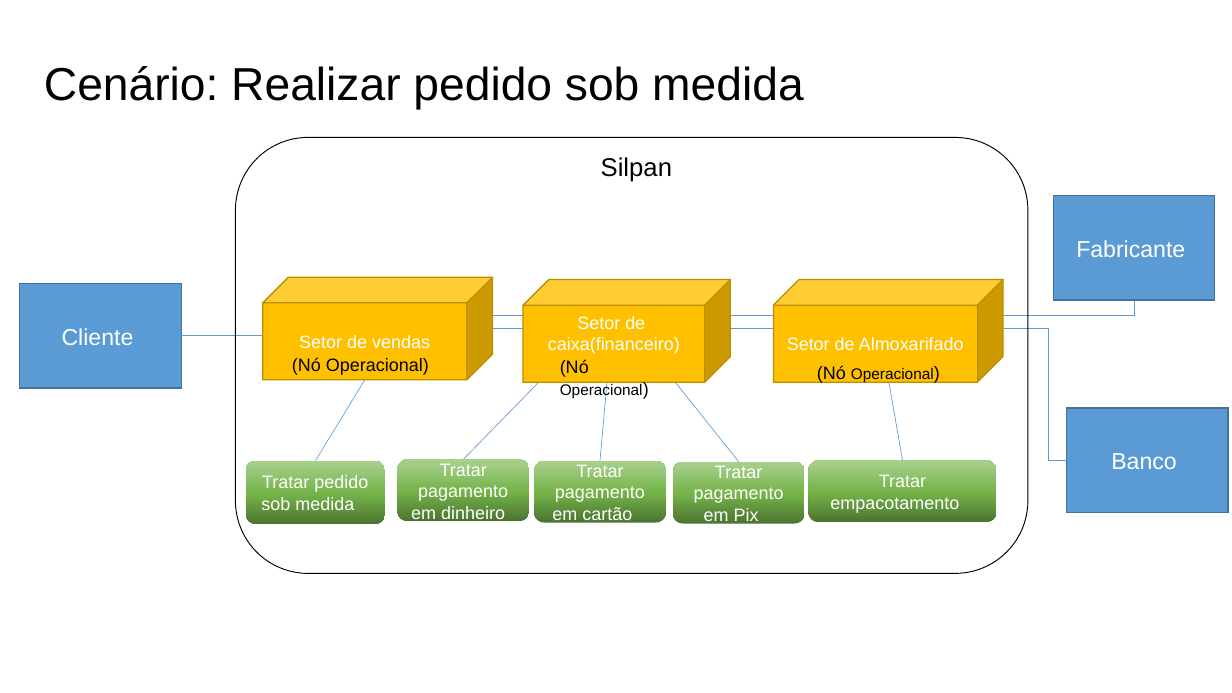
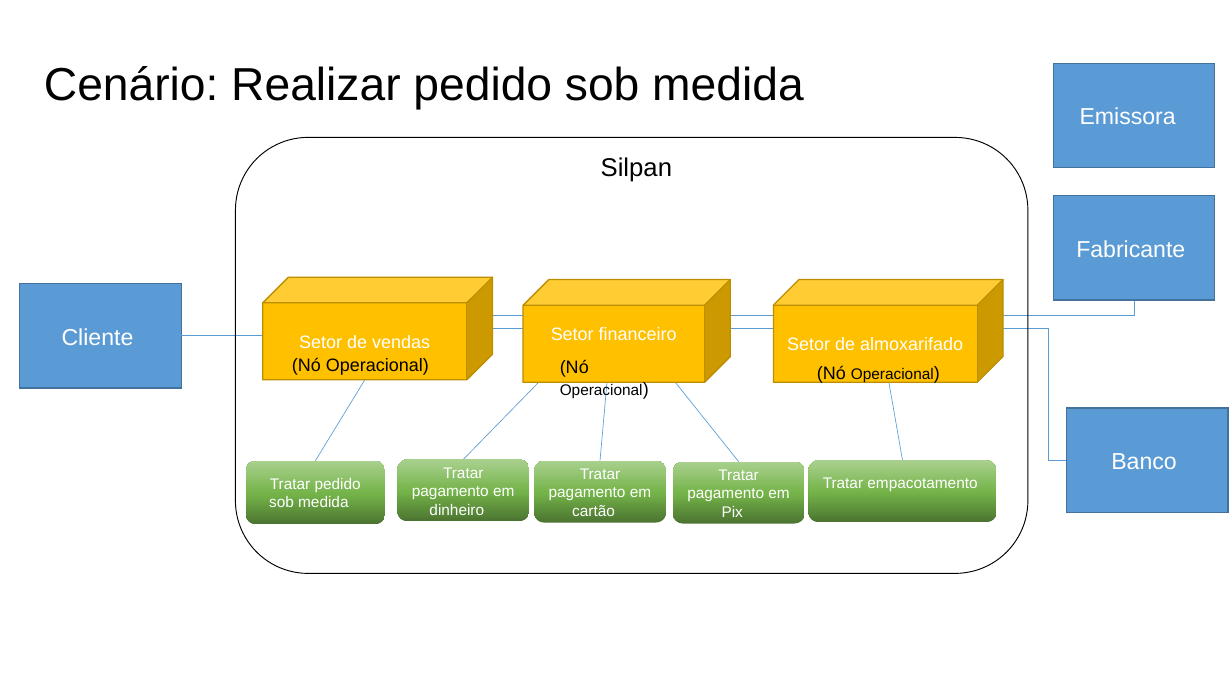
Before and after one commit to Systematicos/FindingApp, a slide deck: slide 5 of Documentation/15._Arquitetura_de_Negócio_para_cada_Cenário.pptx. Drawn at 1232x693 pixels with LibreOffice and Linux fonts; fonts in the diff are those of the drawing. Boxes give left, top, right and bottom in pixels: in the first picture for what was removed or moved away, otherwise in the second. Text is boxed around its words. In the diff, an @@ line names an element or a change of style, - is before the commit and + after.

```diff
--- a/Documentation/15._Arquitetura_de_Negócio_para_cada_Cenário.pptx
+++ b/Documentation/15._Arquitetura_de_Negócio_para_cada_Cenário.pptx
@@ rectangle added at [1054, 64, 1215, 168], fill #5B9BD5, outline #43739E 1 pt, 18 pt, text #FFFFFF @@
+Emissora
@@ text in cube at [551, 327, 677, 340]: text changed @@
-Setor de caixa(financeiro)
+Setor financeiro
@@ text in cube at [787, 337, 963, 350]: text changed @@
-Setor de Almoxarifado
+Setor de almoxarifado
@@ size 14 to 12 pt in 5 elements at [246, 461, 385, 525], [809, 460, 996, 522], [397, 459, 529, 521], [534, 461, 665, 523], [673, 462, 804, 524] @@
```
Also in this commit, not shown: 6 other slides changed, 9 other files.
